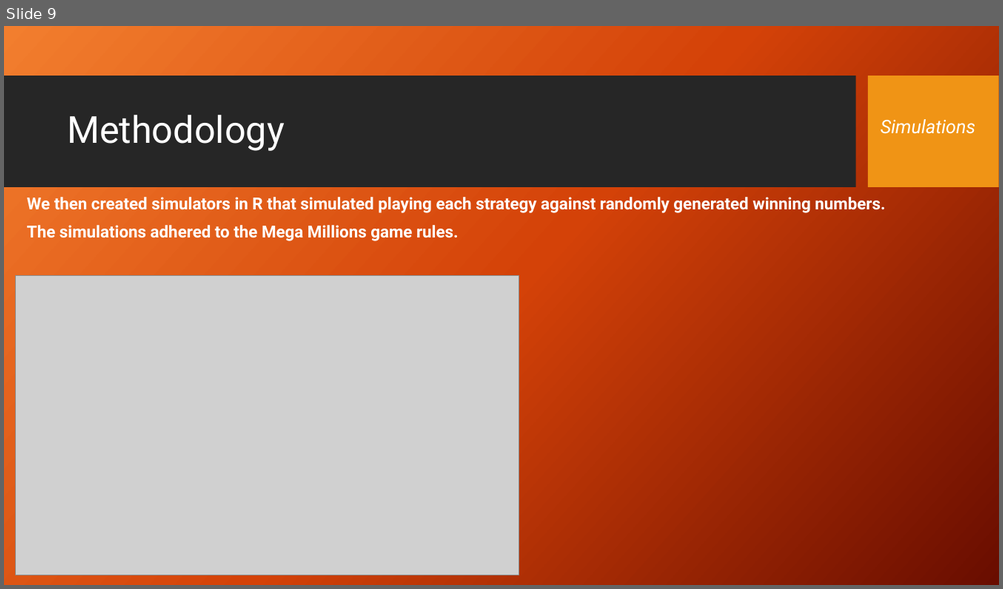
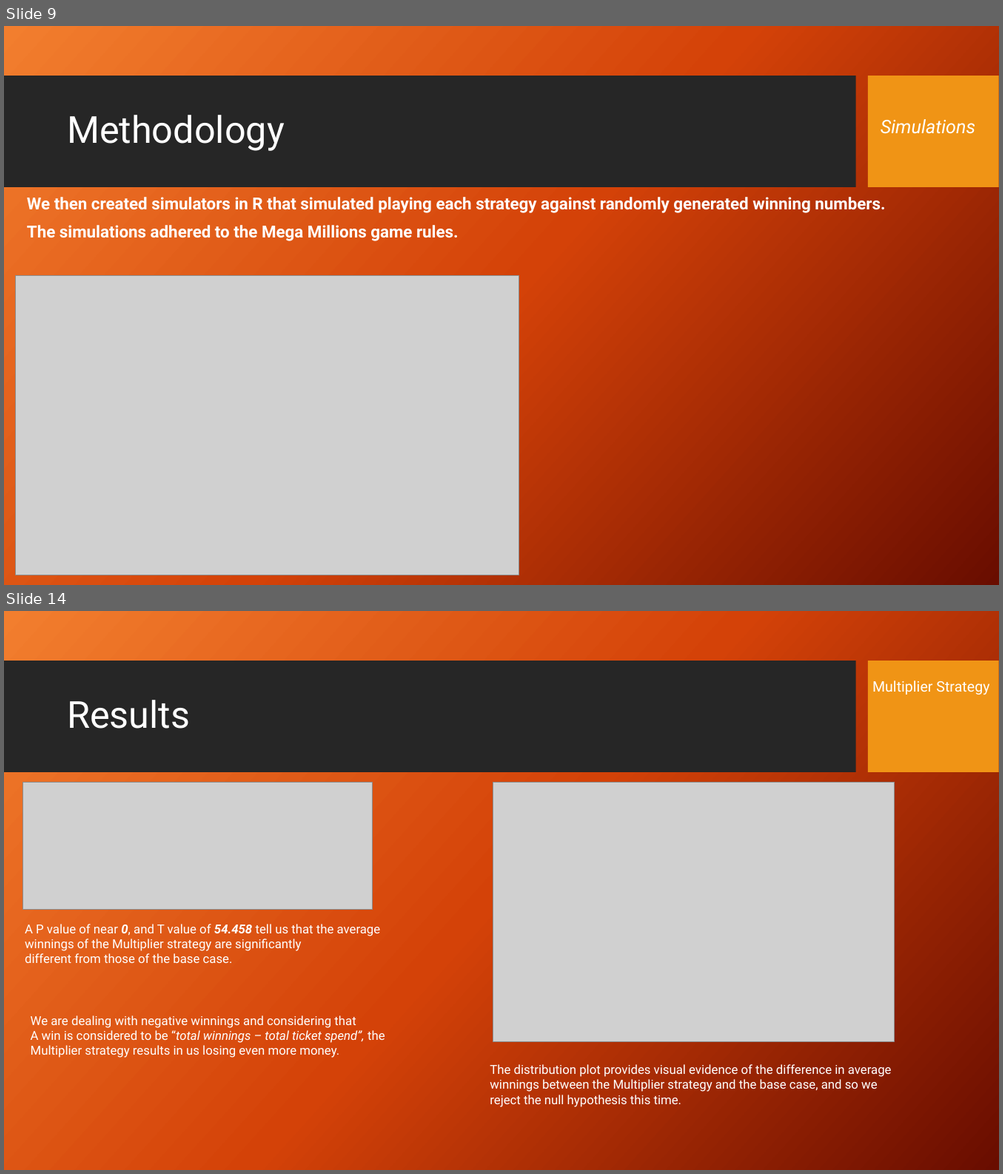
Before and after one commit to stephen-haslett/Data698ResearchProject, a slide deck: Presentation/StephenHaslett-Data698CapstoneProjectPresentation.pptx. Shown one above the other, each under a label of ours: slide 9 before the commit, slides 9 and 14 after it; the slides between them are not shown. The pictures are 1003x589 and 1003x1174 pixels, drawn with LibreOffice and Linux fonts; fonts in the diff are those of the drawing; grey boxes stand for pictures; background and template pictures are left out. Boxes give left, top, right and bottom in pixels: in the first picture for what was removed or moved away, otherwise in the second. Text is boxed around its words. In the diff, an @@ line names an element or a change of style, - is before the commit and + after.

```diff
--- a/Presentation/StephenHaslett-Data698CapstoneProjectPresentation.pptx
+++ b/Presentation/StephenHaslett-Data698CapstoneProjectPresentation.pptx
@@ slide 14 added at [4,611,999,1170], background picture (left out); not listed: 2 template elements that a slide beside it also shows @@
@@ text added at [872,681,989,695], 14 pt, text #FFFFFF @@
+Multiplier Strategy
@@ title added at [67,700,190,729], 36 pt, text #FFFFFF @@
+Results
@@ picture added at [23,783,373,910] @@
@@ picture added at [492,783,894,1042] @@
@@ text added at [25,924,381,963], 12 pt, text #FFFFFF @@
+A P value of near 0, and T value of 54.458 tell us that the average
+winnings of the Multiplier strategy are significantly
+different from those of the base case.
@@ text added at [31,1016,385,1058], 12 pt, text #FFFFFF @@
+We are dealing with negative winnings and considering that
+A win is considered to be “total winnings – total ticket spend”, the
+Multiplier strategy results in us losing even more money.
@@ text added at [489,1065,891,1108], 12 pt, text #FFFFFF @@
+The distribution plot provides visual evidence of the difference in average winnings between the Multiplier strategy and the base case, and so we reject the null hypothesis this time.
```
Also in this commit, not shown: 7 slides changed, 4 other slides added, 1 slide removed.
